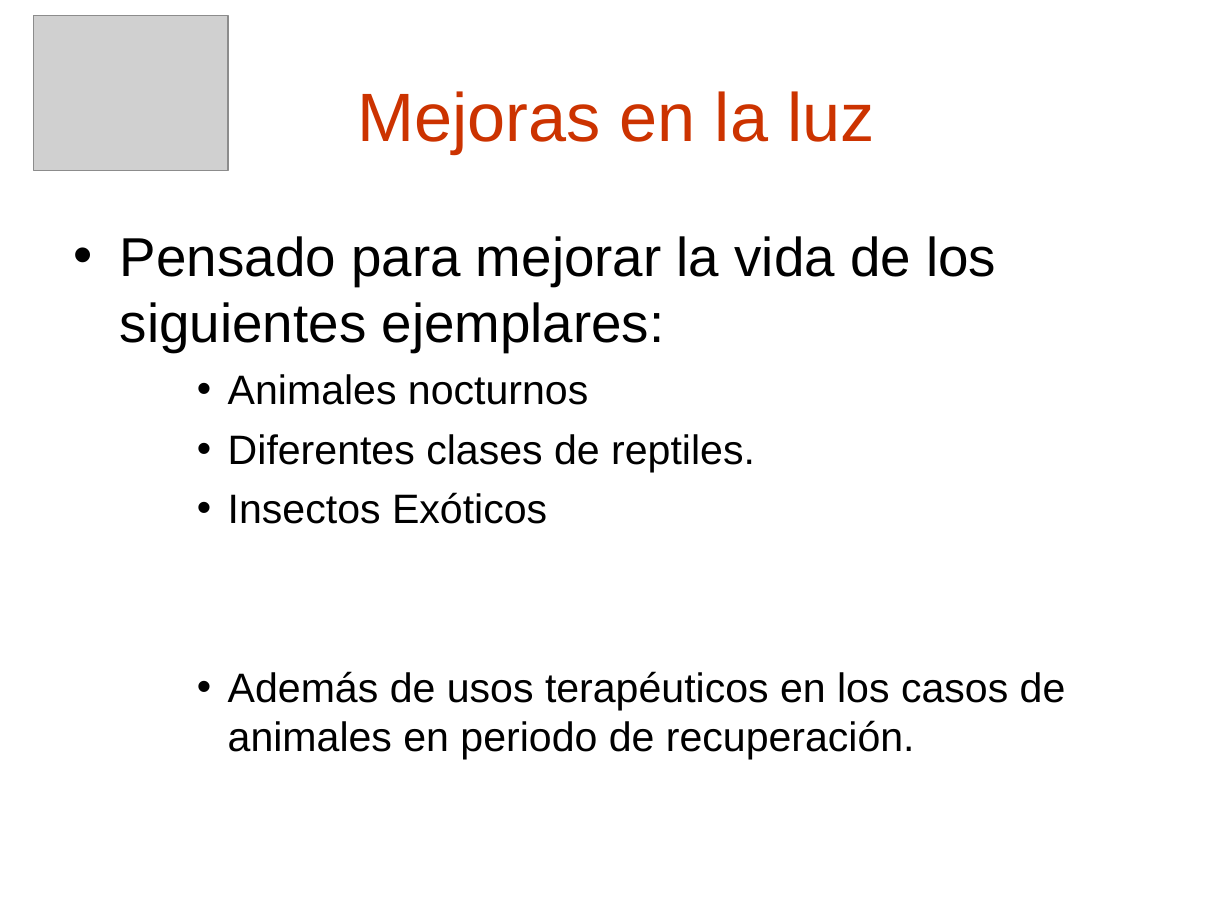
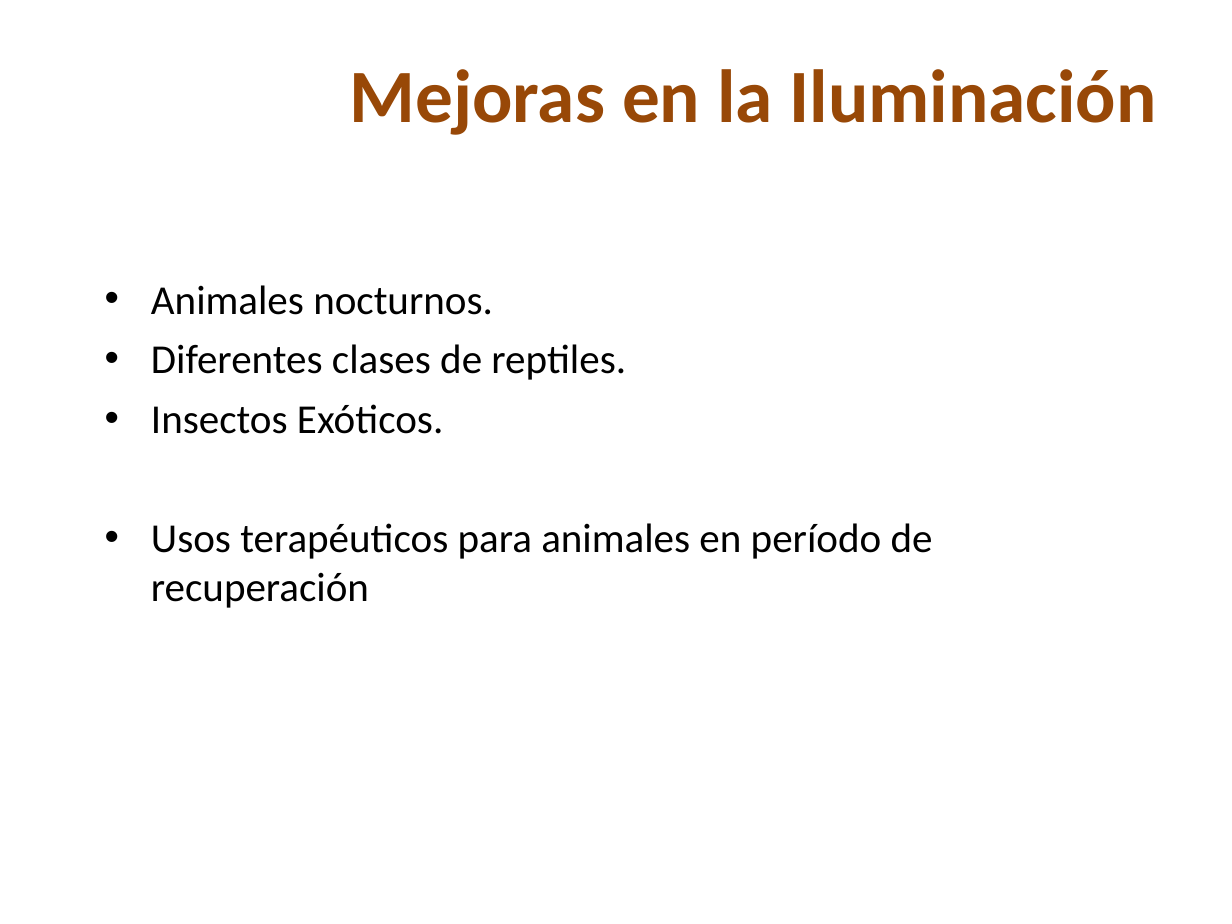
Before and after one commit to nicohen/taller-desarrollo-proyectos-i, a slide deck: slide 20 of Presentaciones/Demo Gerencial.ppt (slide 14 before the commit). Drawn at 1232x924 pixels with LibreOffice and Linux fonts; fonts in the diff are those of the drawing; grey boxes stand for pictures; background and template pictures are left out. Boxes give left, top, right and bottom in pixels: in the first picture for what was removed or moved away, otherwise in the second. Text is boxed around its words. In the diff, an @@ line names an element or a change of style, - is before the commit and + after.

```diff
--- a/Presentaciones/Demo Gerencial.ppt
+++ b/Presentaciones/Demo Gerencial.ppt
@@ picture removed at box(33, 16, 228, 171) @@
@@ title at box(349, 69, 1157, 135): text changed; size 40 to 44 pt; font Arial to Calibri; text colour #CC3300 to #984807; bold on @@
-Mejoras en la luz
+Mejoras en la Iluminación
@@ text "Animales nocturnos.": place and size @@
-text "Animales nocturnos." at box(120, 236, 1066, 760)
+text "Animales nocturnos." at box(151, 285, 933, 608)
@@ text at box(151, 285, 493, 315): text changed; size 32 to 24 pt; font Arial to Calibri @@
-• Pensado para mejorar la vida de los siguientes ejemplares:
-    • Animales nocturnos
+  • Animales nocturnos.
@@ text at box(151, 344, 626, 380): font Arial to Calibri in "Diferentes clases de reptiles."; indent changed @@
@@ text at box(151, 404, 933, 608): text changed; font Arial to Calibri @@
-    • Insectos Exóticos
-    • Además de usos terapéuticos en los casos de animales en periodo de recuperación.
+    • Insectos Exóticos.
+    • Usos terapéuticos para animales en período de recuperación
```
Also in this commit, not shown: 13 other slides changed, 10 slides added, 4 slides removed.
